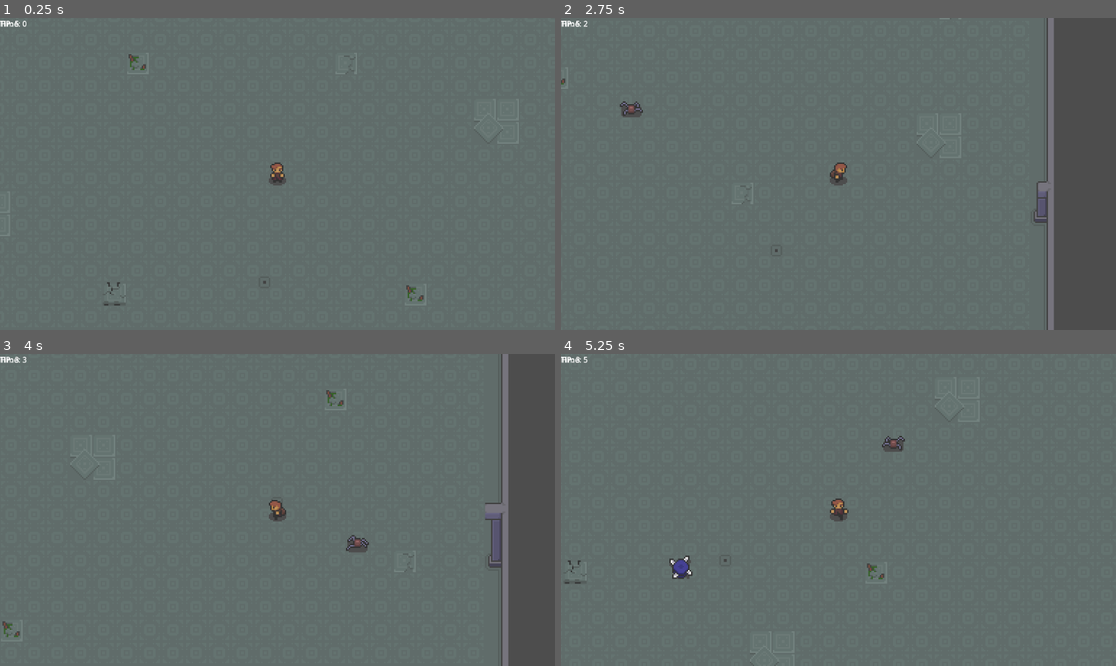
Above: before the commit, frames 1-4 (two rows, left to right).
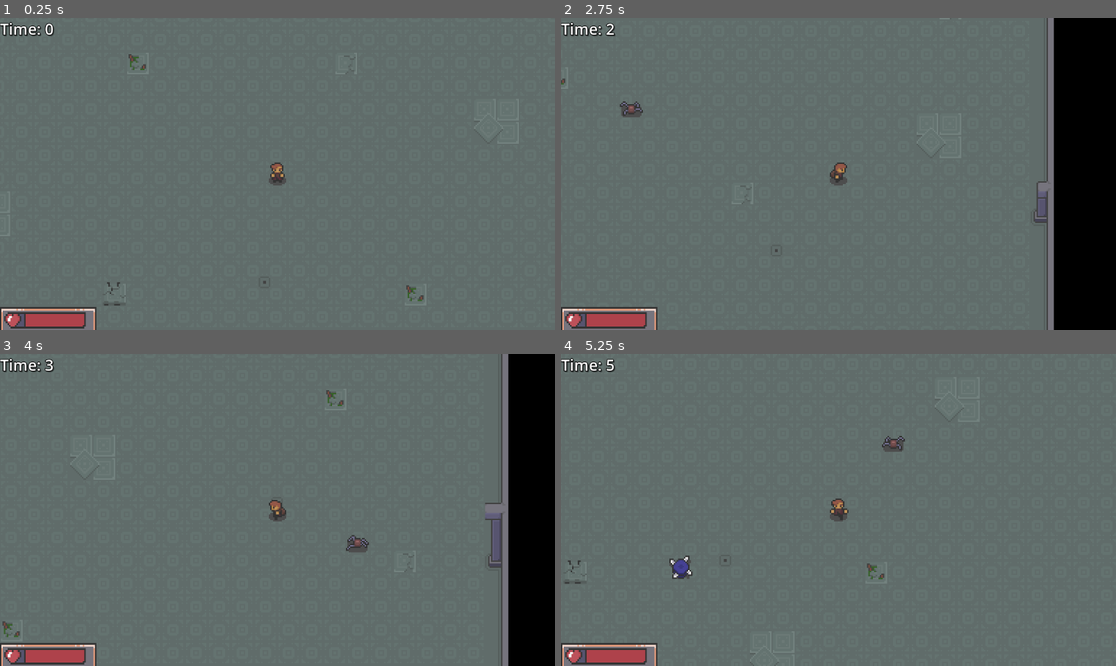
Above: after the commit, the same moments.

Repository: tasimm/Assimilate
Game: Godot game, scene res://scenes/world.tscn
The game is run twice, just before and just after one commit, with the same random seed, the same clock (stepped at 60 frames per second) and the same inputs.
Inputs:
- Up to frame 1 (0.25 s): no input
- Up to frame 2 (2.75 s): tap Enter (ui_accept) at 0.5, 0.77, 1.52 s; hold Right (ui_right) 0.53-1.28 s; hold Down (ui_down) 1.28-2.03 s; hold Right (ui_right) from 2.03 s (still down)
- Up to frame 3 (4 s): release Right (ui_right) at 2.78 s; hold Up (ui_up) 2.78-3.53 s; tap Enter (ui_accept) at 3.02, 3.77 s; hold Left (ui_left) from 3.53 s (still down)
- Up to frame 4 (5.25 s): tap R (restart) at 4.15 s; tap Enter (ui_accept) at 4.52 s; release Left (ui_left) at 5.03 s; hold Down (ui_down) from 5.03 s (still down)

The runs differ from the first frame. In frame 1, 1.3% of the frame differs, in the area x 0-18%, y 0-100%; in frame 2, 13%, in the area x 0-100%, y 0-100%; in frame 3, 9.7%; in frame 4, 1.3%.

Commit message:
Finished death and restart system, added HP bar and music

Diff:
--- a/assimilate/scenes/enemy.tscn
+++ b/assimilate/scenes/enemy.tscn
@@ -391,8 +391,6 @@
 light_mask = 2
 visibility_layer = 2
 script = ExtResource("1_7p1mj")
-speed = null
-type = null
 
 [node name="CollisionShape2D" type="CollisionShape2D" parent="." unique_id=1207964134]
 visible = false
--- a/assimilate/scenes/player.tscn
+++ b/assimilate/scenes/player.tscn
@@ -279,7 +279,7 @@
 "duration": 1.0,
 "texture": SubResource("AtlasTexture_2w11d")
 }],
-"loop": true,
+"loop": false,
 "name": &"death",
 "speed": 5.0
 }, {
@@ -473,7 +473,6 @@
 
 [node name="player" type="CharacterBody2D" unique_id=1476431664 groups=["player"]]
 script = ExtResource("1_3vyb7")
-speed = null
 
 [node name="CollisionShape2D" type="CollisionShape2D" parent="." unique_id=604157961]
 visible = false
--- a/assimilate/scenes/world.tscn
+++ b/assimilate/scenes/world.tscn
@@ -4,6 +4,9 @@
 [ext_resource type="PackedScene" uid="uid://ba241i8ev7mva" path="res://scenes/player.tscn" id="1_rwgxs"]
 [ext_resource type="PackedScene" uid="uid://nbpwydj2vsnq" path="res://scenes/enemy.tscn" id="2_4wyf3"]
 [ext_resource type="Texture2D" uid="uid://c0bvcdyt3rcnd" path="res://assets/tiles/Dungeon_Tileset.png" id="3_k0juu"]
+[ext_resource type="Texture2D" uid="uid://d0n4boq4cxu66" path="res://assets/UI/health_bar_hud.png" id="5_qfnet"]
+[ext_resource type="Texture2D" uid="uid://cu6uo8t101csp" path="res://assets/UI/health_hud.png" id="6_i7141"]
+[ext_resource type="AudioStream" uid="uid://b463swbwadylo" path="res://assets/BGM/Three Red Hearts - Sanctuary.ogg" id="7_i7141"]
 
 [sub_resource type="TileSetAtlasSource" id="TileSetAtlasSource_k0juu"]
 texture = ExtResource("3_k0juu")
@@ -210,6 +213,7 @@
 size = Vector2(1112, 590)
 
 [node name="world" type="Node2D" unique_id=724240881]
+process_mode = 3
 script = ExtResource("1_4wyf3")
 enemy_scene = ExtResource("2_4wyf3")
 
@@ -217,6 +221,19 @@
 wait_time = 2.0
 autostart = true
 
+[node name="ColorRect" type="ColorRect" parent="." unique_id=337311095]
+anchors_preset = 15
+anchor_right = 1.0
+anchor_bottom = 1.0
+offset_left = -1110.0
+offset_top = -777.0
+offset_right = -882.8379
+offset_bottom = -290.95667
+grow_horizontal = 2
+grow_vertical = 2
+scale = Vector2(15.61, 5.123)
+color = Color(0, 0, 0, 1)
+
 [node name="base" type="TileMapLayer" parent="." unique_id=953475520]
 tile_map_data = PackedByteArray("AAAAAAAAAAAAAAAAAAAAAAEAAAAAAAEAAAAAAAIAAAAAAAIAAAABAAAAAAABAAAAAAACAAAAAAACAAAAAAADAA …(47152 unchanged characters)…
 tile_set = SubResource("TileSet_71j4m")
@@ -225,7 +242,6 @@
 
 [node name="player" parent="." unique_id=1476431664 instance=ExtResource("1_rwgxs")]
 position = Vector2(713, 309)
-speed = 200
 
 [node name="Camera2D" type="Camera2D" parent="player" unique_id=570826969]
 zoom = Vector2(3, 3)
@@ -251,12 +267,21 @@
 [node name="CanvasLayer" type="CanvasLayer" parent="." unique_id=1979079536]
 
 [node name="Health" type="Label" parent="CanvasLayer" unique_id=1944725218]
+visible = false
 offset_right = 40.0
 offset_bottom = 23.0
 
 [node name="Timer" type="Label" parent="CanvasLayer" unique_id=1493864641]
 offset_right = 40.0
 offset_bottom = 23.0
+theme_override_colors/font_color = Color(1, 1, 1, 1)
+theme_override_colors/font_shadow_color = Color(0, 0, 0, 0.3647059)
+theme_override_colors/font_outline_color = Color(0, 0, 0, 1)
+theme_override_constants/shadow_offset_x = 2
+theme_override_constants/shadow_offset_y = 2
+theme_override_constants/outline_size = 5
+theme_override_constants/shadow_outline_size = 4
+theme_override_font_sizes/font_size = 32
 
 [node name="GameOver" type="Label" parent="CanvasLayer" unique_id=490603500]
 visible = false
@@ -267,4 +292,40 @@
 text = "GAME OVER
 Press R to Restart"
 
+[node name="HealthBar" type="Control" parent="CanvasLayer" unique_id=2035085321]
+layout_mode = 3
+anchors_preset = 2
+anchor_top = 1.0
+anchor_bottom = 1.0
+offset_top = -48.0
+offset_right = 200.0
+offset_bottom = 12.0
+grow_vertical = 0
+
+[node name="BarFill" type="TextureRect" parent="CanvasLayer/HealthBar" unique_id=959803406]
+layout_mode = 1
+anchors_preset = 15
+anchor_right = 1.0
+anchor_bottom = 1.0
+grow_horizontal = 2
+grow_vertical = 2
+scale = Vector2(0.9599999, 1)
+texture = ExtResource("6_i7141")
+
+[node name="BarBG" type="TextureRect" parent="CanvasLayer/HealthBar" unique_id=1589606344]
+layout_mode = 1
+anchors_preset = 15
+anchor_right = 1.0
+anchor_bottom = 1.0
+grow_horizontal = 2
+grow_vertical = 2
+texture = ExtResource("5_qfnet")
+
+[node name="AudioStreamPlayer2D" type="AudioStreamPlayer2D" parent="." unique_id=147153774]
+stream = ExtResource("7_i7141")
+volume_db = -10.0
+autoplay = true
+panning_strength = 0.0
+parameters/looping = true
+
 [connection signal="timeout" from="SpawnTimer" to="." method="_on_spawn_timer_timeout"]
--- a/assimilate/scripts/enemy.gd
+++ b/assimilate/scripts/enemy.gd
@@ -5,6 +5,7 @@
 var health := 1
 var can_hit := true
 var is_hit := false
+var damage_cooldown := 0.0
 
 enum State { ENEMY, WEAPON }
 var state = State.ENEMY
@@ -20,12 +21,26 @@
 var shoot_timer := 0
 
 func _physics_process(delta):
-	if state == State.ENEMY:
-		update_enemy_animation()
-
-	if player == null or state != State.ENEMY:
-		return
-
+
+	damage_cooldown -= delta
+
+	# WEAPON ORBIT
+	if state == State.WEAPON and player_ref != null:
+		orbit_angle += orbit_speed * delta
+		var offset = Vector2(cos(orbit_angle), sin(orbit_angle)) * orbit_radius
+		global_position = player_ref.global_position + offset
+		return
+
+	# ENEMY LOGIC
+	if state != State.ENEMY:
+		return
+
+	if player == null:
+		return
+
+	update_enemy_animation()
+
+	# MOVEMENT BEHAVIOR
 	match type:
 		"chaser":
 			chase_player()
@@ -34,14 +49,34 @@
 			shooter_behavior(delta)
 
 		"tank":
-			chase_player() # same movement, different stats
-
+			chase_player()
+
+	# APPLY MOVEMENT
 	var direction = (player.global_position - global_position).normalized()
-
 	velocity = direction * speed
 	move_and_slide()
 
+	# DAMAGE SYSTEM
+	if damage_cooldown > 0:
+		return
+
+	var bodies = $Area2D.get_overlapping_bodies()
+
+	for body in bodies:
+		# PLAYER DAMAGE ONLY
+		if body.has_method("take_damage") and not "state" in body:
+			if body.is_dead:
+				continue
+
+			body.take_damage(1)
+
+			damage_cooldown = 0.5  # tweak this for balance
+			break
+
 func _ready():
+	can_hit = true
+	damage_cooldown = 0.0
+
 	match type:
 		"chaser":
 			speed = 100
@@ -117,16 +152,16 @@
 	velocity = Vector2.ZERO
 	set_physics_process(false)
 
-	# 🔥 ADD THESE
 	set_collision_layer(0)
 	set_collision_mask(0)
 
-	# optional (extra safe)
 	$CollisionShape2D.disabled = true
 
 	global_position = player_ref.global_position
 
 	player_ref.add_weapon(self)
+
+	$Area2D.monitoring = true
 
 func _process(delta):
 	if state == State.WEAPON and player_ref != null:
@@ -142,33 +177,19 @@
 		shoot_nearest_enemy()
 
 func _on_area_2d_body_entered(body):
-	if not can_hit:
+	if state != State.WEAPON or not can_hit:
 		return
 
 	if body == self:
 		return
 
-
-	if body.has_method("take_damage") and not "state" in body:
-
-		if body.has_method("is_dead") and body.is_dead:
-			return
-
-		can_hit = false
-		body.take_damage(1)
-
-		await get_tree().create_timer(0.3).timeout
-		can_hit = true
-		return
-
-	if state == State.WEAPON:
-		if body.has_method("take_damage") and "state" in body:
-			if body.state == State.ENEMY:
-				can_hit = false
-				body.take_damage()
-
-				await get_tree().create_timer(0.2).timeout
-				can_hit = true
+	if body.has_method("take_damage") and "state" in body:
+		if body.state == State.ENEMY:
+			can_hit = false
+			body.take_damage()
+
+			await get_tree().create_timer(0.2).timeout
+			can_hit = true
 
 func chase_player():
 	var direction = (player.global_position - global_position).normalized()
--- a/assimilate/scripts/player.gd
+++ b/assimilate/scripts/player.gd
@@ -3,9 +3,10 @@
 @export var speed := 200
 var weapons = []
 var max_weapons := 3
-var health := 5
-var max_health := 5
+var health := 100
+var max_health := 100
 var is_dead := false
+var is_invincible := false
 
 @onready var anim = $Sprite2D
 
@@ -48,6 +49,9 @@
 	if Input.is_action_just_pressed("ui_accept"):
 		attack()
 
+	if is_dead:
+		return
+
 func attack():
 	var bodies = $Area2D.get_overlapping_bodies()
 
@@ -84,27 +88,39 @@
 
 	flash()
 
+func disable_all_collisions():
+	set_collision_layer(0)
+	set_collision_mask(0)
+
+	# Disable any hitbox/Area2D
+	if has_node("Area2D"):
+		$Area2D.monitoring = false
+
+	# Disable ALL children collision shapes
+	for child in get_children():
+		if child is CollisionShape2D:
+			child.disabled = true
+
 func play_death():
-	velocity = Vector2.ZERO
 
 	set_physics_process(false)
 	set_process(false)
 
-	# Disable collisions
-	set_collision_layer(0)
-	set_collision_mask(0)
-
-	# Disable attack area if you have one
+	# Disable attack hitbox
 	if has_node("Area2D"):
 		$Area2D.monitoring = false
 
+	velocity = Vector2.ZERO
+
 	$Sprite2D.play("death")
 
-	await $Sprite2D.animation_finished
+
+	await get_tree().create_timer(0.5).timeout
 
 	die()
 
 func die():
+	await get_tree().create_timer(0.2).timeout
 	get_tree().paused = true
 	get_parent().show_game_over()
 
@@ -114,3 +130,27 @@
 	await get_tree().create_timer(0.1).timeout
 
 	modulate = Color(1, 1, 1)
+
+func _ready():
+	reset_player()
+
+func reset_player():
+	is_dead = false
+	is_invincible = false
+
+	health = max_health
+
+	#Restore collisions
+	set_collision_layer(1)
+	set_collision_mask(1)
+
+	# Restore hitbox
+	if has_node("Area2D"):
+		$Area2D.monitoring = true
+
+	# Restore processing
+	set_physics_process(true)
+	set_process(true)
+
+	# Reset visuals
+	modulate = Color(1, 1, 1)
--- a/assimilate/scripts/world.gd
+++ b/assimilate/scripts/world.gd
@@ -3,23 +3,34 @@
 @onready var player = $player
 @onready var spawn_area = $SpawnArea/CollisionShape2D
 @onready var health_label = $CanvasLayer/Health
+@onready var health_bar = $CanvasLayer/HealthBar/BarFill
 @onready var timer_label = $CanvasLayer/Timer
 @onready var game_over_label = $CanvasLayer/GameOver
 @export var enemy_scene: PackedScene
 
 var time_survived := 0.0
+var max_bar_width := 0.0
 
 func _ready():
+	max_bar_width = health_bar.scale.x
+
 	for enemy in get_tree().get_nodes_in_group("enemies"):
 		enemy.player = player
 		enemy.player_ref = player
 
 func _process(delta):
+	var health_percent = float(player.health) / player.max_health
+	health_bar.scale.x = health_percent
+
 	if not get_tree().paused:
 		time_survived += delta
 
 	timer_label.text = "Time: " + str(int(time_survived))
 	health_label.text = "HP: " + str(player.health)
+
+	if get_tree().paused and Input.is_action_just_pressed("restart"):
+		get_tree().paused = false
+		get_tree().reload_current_scene()
 
 func _on_spawn_timer_timeout():
 	spawn_enemy()
@@ -47,7 +58,5 @@
 
 func show_game_over():
 	game_over_label.visible = true
-
-func _input(event):
-	if get_tree().paused and event.is_action_pressed("restart"):
-		get_tree().reload_current_scene()
+	#if get_tree().paused and event.is_action_pressed("restart"):
+		#get_tree().reload_current_scene()
Not shown, added: assimilate/assets/BGM/Three Red Hearts - Sanctuary.ogg.import
Not shown, added: assimilate/export_presets.cfg
Not shown, added: assimilate/assets/BGM/Three Red Hearts - Sanctuary.ogg
Not shown, added: build.zip
Not shown, added: build/index.apple-touch-icon.png
Not shown, added: build/index.audio.position.worklet.js
Not shown, added: build/index.audio.worklet.js
Not shown, added: build/index.html
Not shown, added: build/index.icon.png
Not shown, added: build/index.js
Not shown, added: build/index.pck
Not shown, added: build/index.png
(and 1 more such lines)
